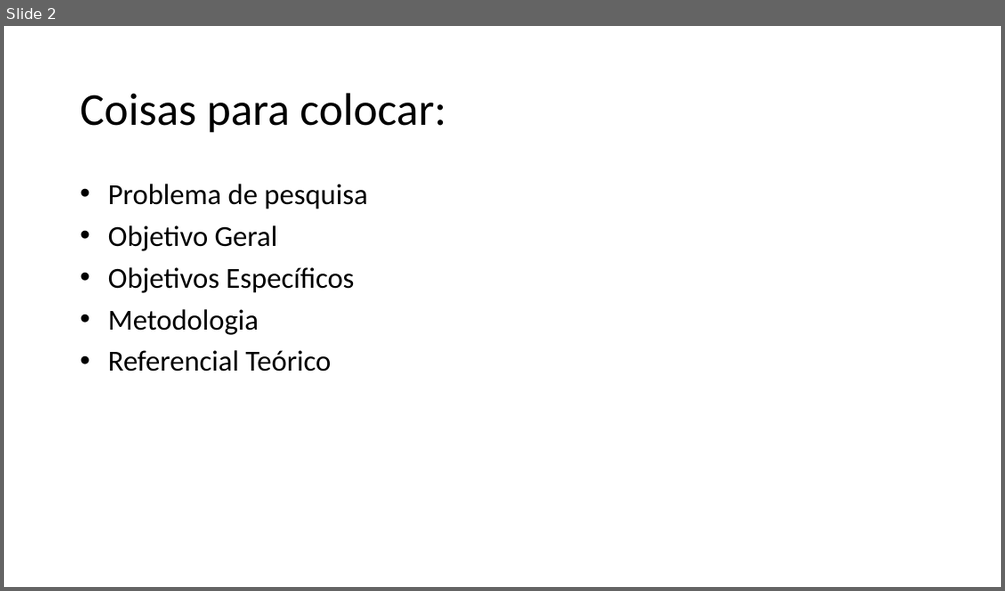
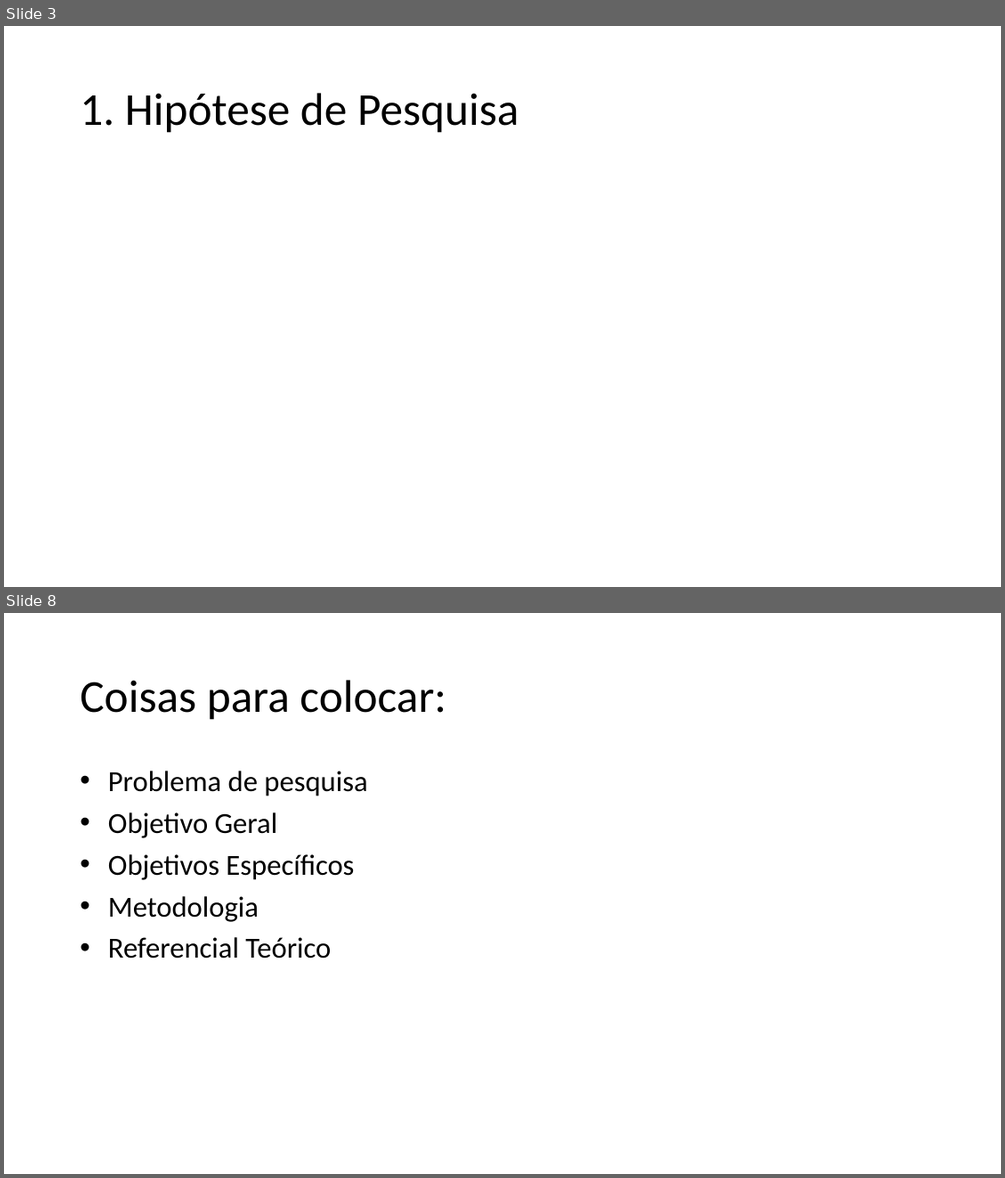
Before and after one commit to ricardopetrere/TCC_FTT, a slide deck: documentos/Apresentação_22_09.pptx. Shown one above the other, each under a label of ours: slide 2 before the commit, slides 3 and 8 after it; the slides between them are not shown. The pictures are 1005x591 and 1005x1178 pixels, drawn with LibreOffice and Linux fonts; fonts in the diff are those of the drawing. Boxes give left, top, right and bottom in pixels: in the first picture for what was removed or moved away, otherwise in the second. Text is boxed around its words. In the diff, an @@ line names an element or a change of style, - is before the commit and + after.

```diff
--- a/documentos/Apresentação_22_09.pptx
+++ b/documentos/Apresentação_22_09.pptx
@@ slide 3 added at (4,26,1001,587), background #FFFFFF @@
@@ title added at (80,93,518,133), 44 pt, text #000000 @@
+1. Hipótese de Pesquisa
@@ what was slide 2 is now slide 8 @@
```
Also in this commit, not shown: 6 other slides added, 1 slide removed, 1 other file.
